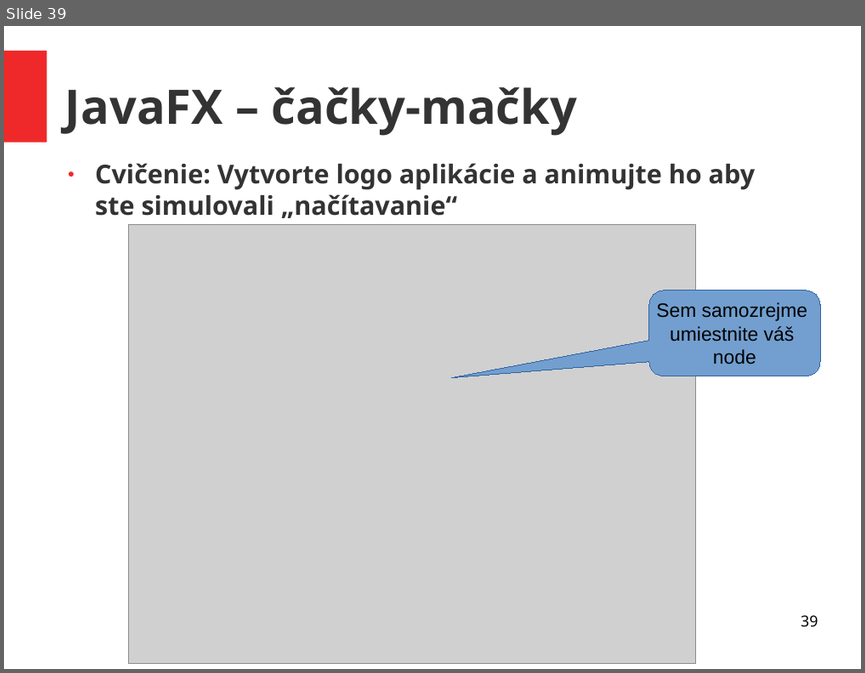
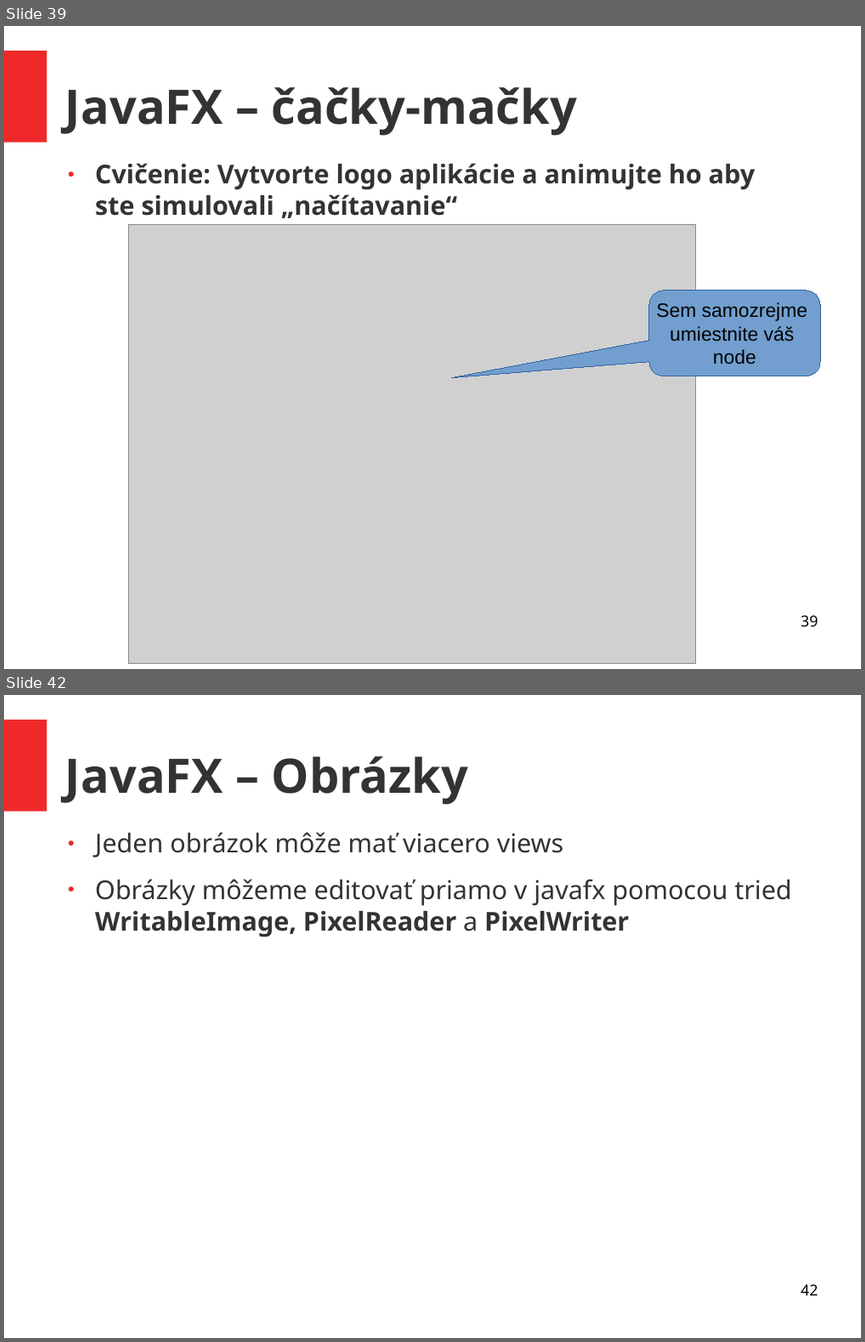
Before and after one commit to ukf-michalkohutek/prezentacia, a slide deck: seminar2.odp. Shown one above the other, each under a label of ours: slide 39 before the commit, slides 39 and 42 after it; the slides between them are not shown. The pictures are 865x673 and 865x1342 pixels, drawn with LibreOffice and Linux fonts; fonts in the diff are those of the drawing; grey boxes stand for pictures. Boxes give left, top, right and bottom in pixels: in the first picture for what was removed or moved away, otherwise in the second. Text is boxed around its words. In the diff, an @@ line names an element or a change of style, - is before the commit and + after.

```diff
--- a/seminar2.odp
+++ b/seminar2.odp
@@ slide 42 added at bbox=[4, 695, 861, 1338], background #FFFFFF; not listed: 1 template element that a slide beside it also shows @@
@@ title added at bbox=[65, 756, 469, 805], 44 pt, text #333333, bold @@
+JavaFX – Obrázky
@@ text added at bbox=[95, 832, 791, 937], 24 pt, text #333333 @@
+● Jeden obrázok môže mať viacero views
+● Obrázky môžeme editovať priamo v javafx pomocou tried WritableImage, PixelReader a PixelWriter
@@ page number added at bbox=[800, 1284, 817, 1295], 14 pt, text #000000 @@
+42
```
Also in this commit, not shown: 8 other slides added, 1 other file.
